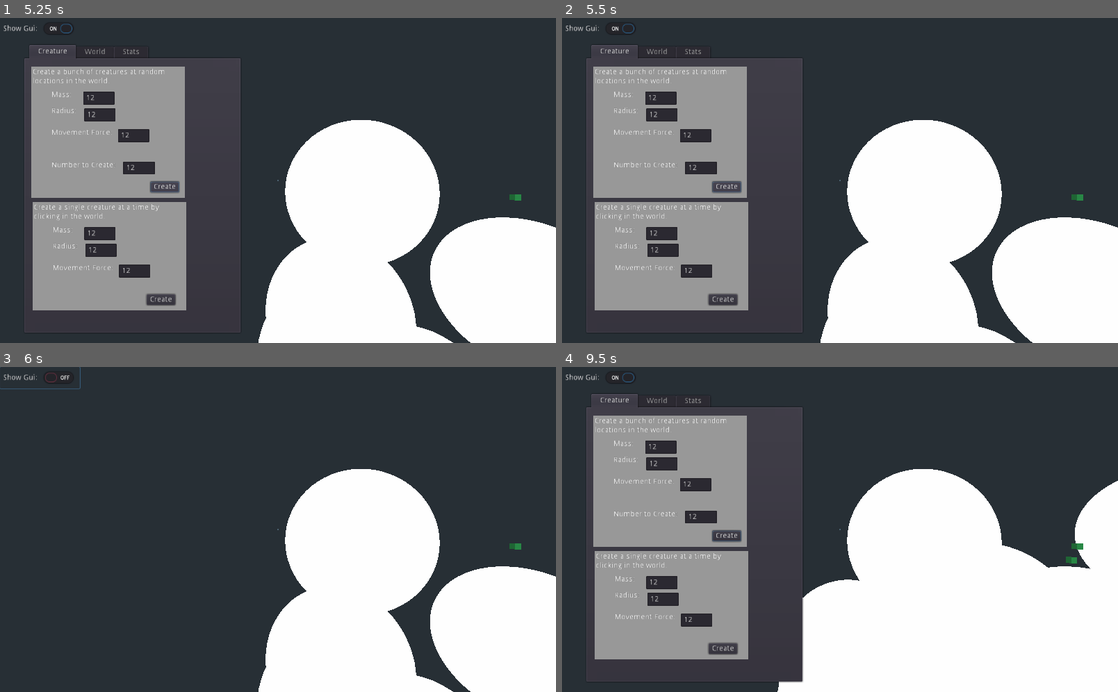
Above: before the commit, frames 1-4 (two rows, left to right).
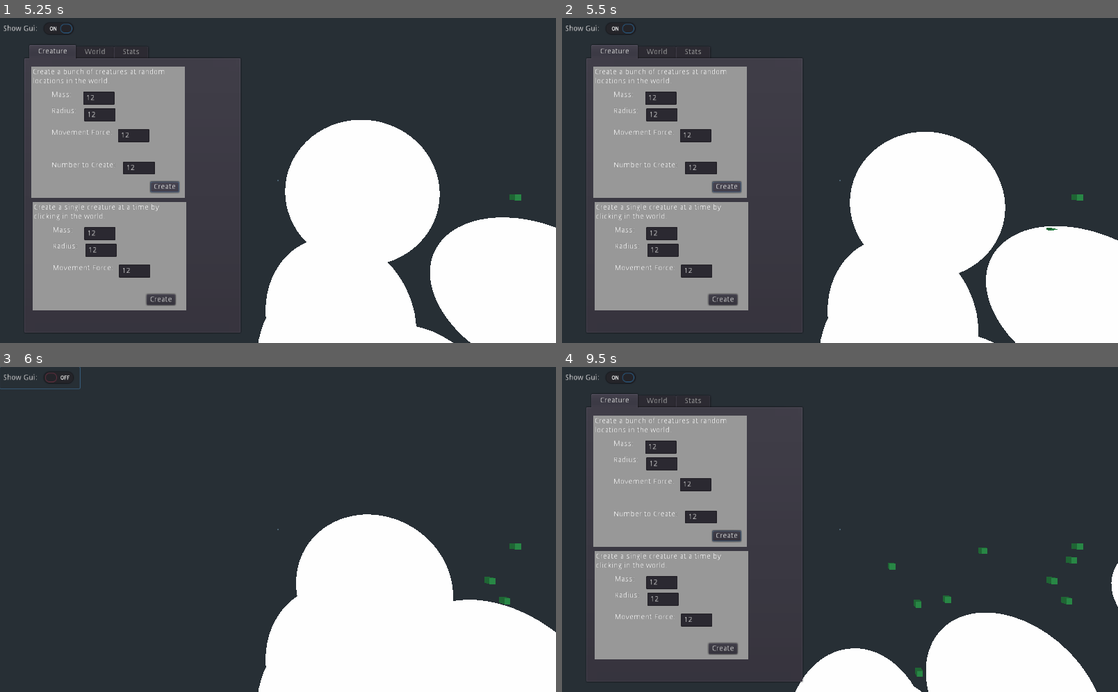
Above: after the commit, the same moments.

Repository: MeLikeyCode/EvolutionSimulatorWeb
Game: Godot game, scene res://Scenes/World.tscn
Same seed, same stepped clock (60 frames per second), same inputs: the game is played once before the commit and once after it.
Inputs (mouse positions are in pixels of both pictures, inside the frame that each line leads up to):
- Up to frame 1 (5.25 s): click (100, 99) at 0.52 s; type "12" at 0.6 s; click (100, 115) at 0.75 s; type "12" at 0.83 s; click (139, 167) at 0.98 s; type "12" at 1.07 s; click (133, 135) at 1.27 s; type "12" at 1.35 s; click (100, 232) at 1.5 s; type "12" at 1.58 s; click (100, 252) at 1.73 s; type "12" at 1.82 s; click (133, 271) at 2.02 s; type "12" at 2.1 s; click "Show Gui:" at 2.75 s; click "Show Gui:" at 3.5 s; click "Create" at 4.25 s; click "Create" at 5 s
- Up to frame 2 (5.5 s): no input
- Up to frame 3 (6 s): click "Show Gui:" at 5.75 s
- Up to frame 4 (9.5 s): tap Enter at 6.5 s; move the mouse to (962, 513) at 6.52 s; click (962, 513) at 6.67 s; click "Create" at 7.25 s; drag from (728, 545) to (812, 594) at 8.02 s; move the mouse to (895, 458) at 8.77 s; click (895, 458) at 8.92 s

Frame 1 is identical in both runs. In frame 2, 2.8% of the frame differs, in the area x 51-100%, y 31-100%; in frame 3, 8.1%; in frame 4, 23%, in the area x 38-100%, y 31-100%.
Error before the commit: Invalid get index 'foods' (on base: 'Nil'). (res://Scripts/Food.gd:14)

Commit message:
Make it work.

Diff:
--- a/Scripts/Creature.gd
+++ b/Scripts/Creature.gd
@@ -8,7 +8,7 @@
 # Emitted when the Creature is clicked.
 signal CreatureClicked
 
-var world: World				# the world that the creature lives in
+var world				# the world that the creature lives in
 
 # main creature attributes
 var creature_mass: float
@@ -42,10 +42,13 @@
 		self.DeleteCreature();
 
 # creature initialization function; must be called after a creature is created.
-func InitializeCreature(mass, radius, movementForceMag):
+func InitializeCreature(mass, radius, movementForceMag,world):
 	if self.initialized_:
 		print("ERROR: Creature is already initialized. Can only be initialized once.")
 		get_tree().quit()
+
+	self.world = world
+	self.world.AddCreature(self)
 
 	# calculate/set physical properties
 	self.creature_mass = mass
@@ -99,7 +102,7 @@
 			nearbyBiggerCreatures.append(creature)
 
 	# if there are nearby bigger creatures, face away from all of them
-	if nearbyBiggerCreatures.count() > 0:
+	if nearbyBiggerCreatures.size() > 0:
 		var creatureVectors = [] # a list of vectors, each going from this creature to a nearby big creature
 		for creature in nearbyBiggerCreatures:
 			var vector = self.translation - creature.translation
@@ -141,7 +144,7 @@
 		return;
 
 	# replicate
-	var creature = self.world.creatureGenerator.Instance()
+	var creature = self.world.creatureGenerator.instance()
 
 	var offset = self.get_node("CollisionShape").shape.extents.x
 	creature.translation = self.translation + Vector3(offset * 3, 0, 0)
@@ -149,12 +152,12 @@
 	var childMass = Utilities.RandomizeValue(self.creature_mass, 10)
 	var childRadius = Utilities.RandomizeValue(self.radius, 10)
 	var childMoveForceMag = Utilities.RandomizeValue(self.movementForceMag, 10);
-	creature.InitializeCreature(childMass, childRadius, childMoveForceMag);
+
+	creature.InitializeCreature(childMass, childRadius, childMoveForceMag,self.world);
 
 	self.currentEnergy -= costForBaby;
 	self.numChildrenSpanwed += 1;
 
-	self.world.AddCreature(creature);
 
 
 func OnMoveTimerTimeout():
--- a/Scripts/GUI.gd
+++ b/Scripts/GUI.gd
@@ -107,7 +107,7 @@
 # Executed when the time scale slider changes; will emit relavant signal.
 func OnTimeSliderValueChanged(value):
 	var timeScaleLabel = self.get_node("TabContainer/World/Panel/Panel2/Label2")
-	timeScaleLabel.text = value.to_string() + "x";
+	timeScaleLabel.text = str(value) + "x";
 	self.emit_signal("SetTimeScale",value)
 
 # Executed when the update bounds button has been pressed; will emit relavant signal.
--- a/Scripts/World.gd
+++ b/Scripts/World.gd
@@ -159,8 +159,7 @@
 		var randZ = rand_range(0, self.height);
 		var pos = Vector3(randX, 0, randZ);
 		creature.translation = pos;
-		creature.InitializeCreature(mass, radius, movementForceMag);
-		self.AddCreature(creature);
+		creature.InitializeCreature(mass, radius, movementForceMag,self);
 
 # executed when it is time to recalculate stats
 func OnCalculateStats():
@@ -244,13 +243,15 @@
 	var creature = creatureGenerator.instance();
 
 	var createCreaturePanel = self.get_node("GUI").get_node("TabContainer/Creature/Panel/Panel2");
+
 	var mass = float(createCreaturePanel.get_node("LineEdit").text)
 	var radius = float(createCreaturePanel.get_node("LineEdit2").text)
 	var movementForce = float(createCreaturePanel.get_node("LineEdit4").text)
+
 	creature.translation = pos;
-	creature.InitializeCreature(mass, radius, movementForce);
-
-	self.AddCreature(creature);
+
+	creature.InitializeCreature(mass, radius, movementForce,self);
+
 
 func GetCreaturesInRadius(position, radius):
 	var results = []
@@ -261,14 +262,8 @@
 
 # Add a Creature to the World.
 func AddCreature(creature):
-	if not creature.initialized_:
-		print("ERROR: Creature must be initialized before being added to the World.");
-		self.get_tree().quit();
-
-	creature.world = self;
 	creatures.append(creature);
 	self.add_child(creature);
-
 	creature.connect("CreatureClicked", self, "OnCreatureClicked");
 
 # Remove a Creature from the World.
